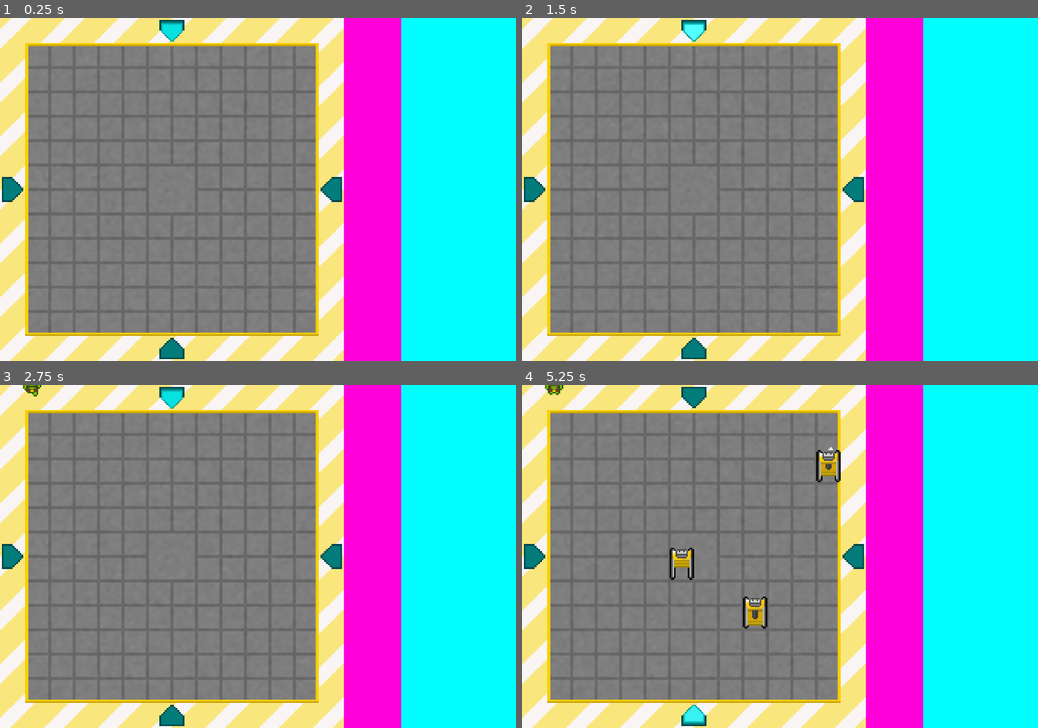
Above: before the commit, frames 1-4 (two rows, left to right).
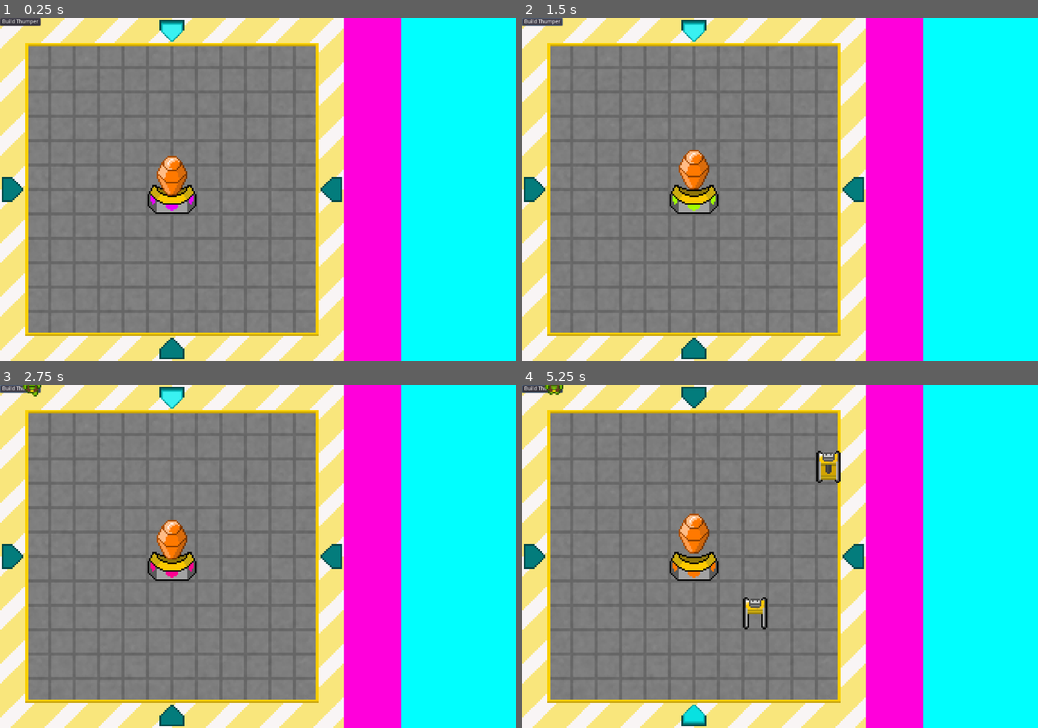
Above: after the commit, the same moments.

Repository: Evellior/GGJ22
Game: Godot game, scene res://Main.tscn
The game is run twice, just before and just after one commit, with the same random seed, the same clock (stepped at 60 frames per second) and the same inputs.
Inputs (mouse positions are in pixels of both pictures, inside the frame that each line leads up to):
- Up to frame 1 (0.25 s): no input
- Up to frame 2 (1.5 s): click (542, 21) at 0.5 s, where only the run after the commit has a clickable "Build Thumper"; click (542, 21) at 1.25 s, where only the run after the commit has a clickable "Build Thumper"
- Up to frame 3 (2.75 s): click (20, 388) at 2 s, where only the run after the commit has a clickable "Build Thumper"
- Up to frame 4 (5.25 s): move the mouse to (893, 539) at 2.77 s; click (893, 539) at 2.92 s; tap Enter at 3.5 s; move the mouse to (676, 573) at 3.52 s; click (676, 573) at 3.67 s; move the mouse to (831, 481) at 4.27 s; click (831, 481) at 4.42 s; move the mouse to (754, 625) at 5.02 s; click (754, 625) at 5.17 s

The runs differ from the first frame. In frame 1, 1.4% of the frame differs, in the area x 0-39%, y 0-58%; in frame 2, 1.5%; in frame 3, 1.4%; in frame 4, 1.8%, in the area x 0-62%, y 0-99%.

Commit message:
core added, solarrail added, menu started

Diff:
--- a/Arrow.tscn
+++ b/Arrow.tscn
@@ -34,5 +34,5 @@
 
 [node name="AnimatedSprite" type="AnimatedSprite" parent="."]
 frames = SubResource( 5 )
-frame = 3
+frame = 2
 playing = true
--- a/Building.tscn
+++ b/Building.tscn
@@ -1,46 +1,6 @@
-[gd_scene load_steps=10 format=2]
-
-[ext_resource path="res://Art/tower_thumperx64.png" type="Texture" id=1]
+[gd_scene load_steps=2 format=2]
 
 [sub_resource type="RectangleShape2D" id=1]
-
-[sub_resource type="AtlasTexture" id=2]
-flags = 4
-atlas = ExtResource( 1 )
-region = Rect2( 0, 0, 64, 96 )
-
-[sub_resource type="AtlasTexture" id=3]
-flags = 4
-atlas = ExtResource( 1 )
-region = Rect2( 64, 0, 64, 96 )
-
-[sub_resource type="AtlasTexture" id=4]
-flags = 4
-atlas = ExtResource( 1 )
-region = Rect2( 128, 0, 64, 96 )
-
-[sub_resource type="AtlasTexture" id=5]
-flags = 4
-atlas = ExtResource( 1 )
-region = Rect2( 192, 0, 64, 96 )
-
-[sub_resource type="AtlasTexture" id=6]
-flags = 4
-atlas = ExtResource( 1 )
-region = Rect2( 256, 0, 64, 96 )
-
-[sub_resource type="AtlasTexture" id=7]
-flags = 4
-atlas = ExtResource( 1 )
-region = Rect2( 320, 0, 64, 96 )
-
-[sub_resource type="SpriteFrames" id=8]
-animations = [ {
-"frames": [ SubResource( 2 ), SubResource( 3 ), SubResource( 4 ), SubResource( 5 ), SubResource( 6 ), SubResource( 7 ) ],
-"loop": true,
-"name": "default",
-"speed": 5.0
-} ]
 
 [node name="Node2D" type="Node2D"]
 
@@ -48,8 +8,3 @@
 
 [node name="CollisionShape2D" type="CollisionShape2D" parent="Area2D"]
 shape = SubResource( 1 )
-
-[node name="AnimatedSprite" type="AnimatedSprite" parent="."]
-frames = SubResource( 8 )
-frame = 4
-playing = true
--- /dev/null
+++ b/Core.tscn
@@ -0,0 +1,76 @@
+[gd_scene load_steps=15 format=2]
+
+[ext_resource path="res://Art/tower_corex64.png" type="Texture" id=1]
+[ext_resource path="res://Building.tscn" type="PackedScene" id=2]
+
+[sub_resource type="AtlasTexture" id=1]
+flags = 4
+atlas = ExtResource( 1 )
+region = Rect2( 0, 0, 128, 192 )
+
+[sub_resource type="AtlasTexture" id=2]
+flags = 4
+atlas = ExtResource( 1 )
+region = Rect2( 128, 0, 128, 192 )
+
+[sub_resource type="AtlasTexture" id=3]
+flags = 4
+atlas = ExtResource( 1 )
+region = Rect2( 256, 0, 128, 192 )
+
+[sub_resource type="AtlasTexture" id=4]
+flags = 4
+atlas = ExtResource( 1 )
+region = Rect2( 384, 0, 128, 192 )
+
+[sub_resource type="AtlasTexture" id=5]
+flags = 4
+atlas = ExtResource( 1 )
+region = Rect2( 512, 0, 128, 192 )
+
+[sub_resource type="AtlasTexture" id=6]
+flags = 4
+atlas = ExtResource( 1 )
+region = Rect2( 640, 0, 128, 192 )
+
+[sub_resource type="AtlasTexture" id=7]
+flags = 4
+atlas = ExtResource( 1 )
+region = Rect2( 768, 0, 128, 192 )
+
+[sub_resource type="AtlasTexture" id=8]
+flags = 4
+atlas = ExtResource( 1 )
+region = Rect2( 896, 0, 128, 192 )
+
+[sub_resource type="AtlasTexture" id=9]
+flags = 4
+atlas = ExtResource( 1 )
+region = Rect2( 1024, 0, 128, 192 )
+
+[sub_resource type="AtlasTexture" id=10]
+flags = 4
+atlas = ExtResource( 1 )
+region = Rect2( 1152, 0, 128, 192 )
+
+[sub_resource type="AtlasTexture" id=11]
+flags = 4
+atlas = ExtResource( 1 )
+region = Rect2( 1280, 0, 128, 192 )
+
+[sub_resource type="SpriteFrames" id=12]
+animations = [ {
+"frames": [ SubResource( 1 ), SubResource( 2 ), SubResource( 3 ), SubResource( 4 ), SubResource( 5 ), SubResource( 6 ), SubResource( 7 ), SubResource( 8 ), SubResource( 9 ), SubResource( 10 ), SubResource( 11 ) ],
+"loop": true,
+"name": "default",
+"speed": 5.0
+} ]
+
+[node name="Node2D" type="Node2D"]
+
+[node name="AnimatedSprite" type="AnimatedSprite" parent="."]
+frames = SubResource( 12 )
+frame = 3
+playing = true
+
+[node name="Node2D" parent="." instance=ExtResource( 2 )]
--- a/Main.gd
+++ b/Main.gd
@@ -2,7 +2,11 @@
 
 export(PackedScene) var Goblin_scene
 
-export(PackedScene) var Building_Collection
+export(PackedScene) var Thumper_scene
+
+export(PackedScene) var SolarRail_scene
+
+export(PackedScene) var Core_scene
 
 var Direction = 0
 var buildings = PoolVector2Array()
@@ -12,6 +16,99 @@
 # var a = 2
 # var b = "text"
 
+# Called when the node enters the scene tree for the first time.
+func _ready():
+	var thumperButton = Button.new()
+	thumperButton.text = "Build Thumper"
+	add_child(thumperButton)
+	placeCore()
+
+	GameStats.AddPollution(3)
+
+	var Time = OS.get_time()
+
+	var RandomSeed = Time.second + (Time.minute * 60) + (Time.hour * 60 * 60)
+
+	seed(RandomSeed)
+
+# Called every frame. 'delta' is the elapsed time since the previous frame.
+func _process(delta):
+	if (!GameStats.IsInWave()):
+		if (get_node("Spawn").is_stopped()):
+			get_node("Spawn").start()
+			_on_SwapDirection_timeout()
+	else:
+		tempdelta += delta
+		if (tempdelta > 2.0):
+			GameStats.GoblinKilled()
+			tempdelta = 0
+
+func _input(event):
+	# print(event.as_text())
+	if event is InputEventMouseButton:
+		if event.is_pressed():
+			placeThumper(event.position)
+
+func _on_Spawn_timeout():
+	var SpawnPoint = ""
+	var GoblinSprite = ""
+
+	var WaveTimer = get_node("Spawn")
+	WaveTimer.stop()
+
+	var GoblinsToSpawn = GameStats.StartWave()
+
+	for i in GoblinsToSpawn:
+		var Gobo = Goblin_scene.instance()
+		add_child(Gobo)
+
+		GoblinSprite = Gobo.get_node("GoblinSprite")
+		var Facings = GoblinSprite.frames.get_animation_names()
+		GoblinSprite.animation = Facings[Direction]
+
+		if (Direction == 3):
+			SpawnPoint = get_node("BottomSpawn/PathFollow2D")
+
+		if (Direction == 2):
+			SpawnPoint = get_node("LeftSpawn/PathFollow2D")
+
+		if (Direction == 1):
+			SpawnPoint = get_node("RightSpawn/PathFollow2D")
+
+		if (Direction == 0):
+			SpawnPoint = get_node("TopSpawn/PathFollow2D")
+
+		SpawnPoint.offset = randi()
+
+		Gobo.position = SpawnPoint.position
+
+
+func _on_SwapDirection_timeout():
+	var DownArrow = get_node("DownArrow")
+	var LeftArrow = get_node("LeftArrow")
+	var RightArrow = get_node("RightArrow")
+	var UpArrow = get_node("UpArrow")
+
+	Direction = randi() % 4
+
+	DownArrow.visible = false
+	RightArrow.visible = false
+	LeftArrow.visible = false
+	UpArrow.visible = false
+
+	if (Direction == 3):
+		UpArrow.visible = true
+
+	if (Direction == 2):
+		RightArrow.visible = true
+
+	if (Direction == 1):
+		LeftArrow.visible = true
+
+	if (Direction == 0):
+		DownArrow.visible = true
+
+## Map Tracking
 func closestBuilding(myLocation):
 	var rtn = Vector2()
 	var dist = float()
@@ -25,29 +122,12 @@
 	else: rtn = Vector2(myLocation)
 	return rtn
 
-# Called when the node enters the scene tree for the first time.
-func _ready():
-	GameStats.AddPollution(3)
-
-	var Time = OS.get_time()
-
-	var RandomSeed = Time.second + (Time.minute * 60) + (Time.hour * 60 * 60)
-
-	seed(RandomSeed)
-
-	pass # Replace with function body.
-
-# Called every frame. 'delta' is the elapsed time since the previous frame.
-func _process(delta):
-	if (!GameStats.IsInWave()):
-		if (get_node("Spawn").is_stopped()):
-			get_node("Spawn").start()
-			_on_SwapDirection_timeout()
-	else:
-		tempdelta += delta
-		if (tempdelta > 2.0):
-			GameStats.GoblinKilled()
-			tempdelta = 0
+func getGridRoundedLocation(exact_location):
+	var gridLocation = exact_location
+	#set location to grid
+	gridLocation.x -= fmod(gridLocation.x, 64.0) - 32
+	gridLocation.y -= fmod(gridLocation.y, 64.0) - 32
+	return gridLocation
 
 func isBuildingHere(location):
 	if (buildings.size() > 0):
@@ -56,82 +136,65 @@
 				return true
 	return false
 
-func placeBuilding(location):
-	#set location to grid
-	var offset = 64.0/2
-	location.x -= fmod(location.x, 64.0) - offset - 2
-	location.y -= fmod(location.y, 64.0) - offset + 17
+## Place buildings
+func placeCore():
+	var coreLocation = getGridRoundedLocation(Vector2(450,450))
+	var newBuilding = Core_scene.instance()
+	newBuilding.position = coreLocation
+	#move to corner in middle of 2x2 block and offset
+	newBuilding.position.x -= 32
+	newBuilding.position.y -= 32
+	newBuilding.z_index = coreLocation.y
+
+	var topLeft = newBuilding.position
+	topLeft.x -= 32
+	topLeft.y -= 32
+	var topRight = newBuilding.position
+	topRight.x += 32
+	topRight.y -= 32
+	var bottomLeft = newBuilding.position
+	bottomLeft.x -= 32
+	bottomLeft.y += 32
+	var bottomRight = newBuilding.position
+	bottomRight.x += 32
+	bottomRight.y += 32
+
+	buildings.push_back(getGridRoundedLocation(topLeft))
+	buildings.push_back(getGridRoundedLocation(topRight))
+	buildings.push_back(getGridRoundedLocation(bottomLeft))
+	buildings.push_back(getGridRoundedLocation(bottomRight))
+
+	#offset for animation
+	newBuilding.position.x += 2
+	newBuilding.position.y -= 30
+	add_child(newBuilding)
+
+func placeThumper(location):
+	#find closest grid location
+	location = getGridRoundedLocation(location)
+
 	#check is inside build area and other build allowed checks
 	if (location.x > 64 && location.x < 13*64 && location.y > 64 && location.y < 13*64 && !isBuildingHere(location)):
-		var newBuilding = Building_Collection.instance()
+		#offset for individual sprite
+		location.x += 2
+		location.y -= 15
+		var newBuilding = Thumper_scene.instance()
 		newBuilding.position = location
 		newBuilding.z_index = location.y
 		add_child(newBuilding)
-		buildings.push_back(newBuilding.position)
-	pass
-
-func _input(event):
-	# print(event.as_text())
-	if event is InputEventMouseButton:
-		if event.is_pressed():
-			placeBuilding(event.position)
-	pass
-
-func _on_Spawn_timeout():
-	var SpawnPoint = ""
-	var GoblinSprite = ""
-
-	var WaveTimer = get_node("Spawn")
-	WaveTimer.stop()
-
-	var GoblinsToSpawn = GameStats.StartWave()
-
-	for i in GoblinsToSpawn:
-		var Gobo = Goblin_scene.instance()
-		add_child(Gobo)
-
-		GoblinSprite = Gobo.get_node("GoblinSprite")
-		var Facings = GoblinSprite.frames.get_animation_names()
-		GoblinSprite.animation = Facings[Direction]
-
-		if (Direction == 3):
-			SpawnPoint = get_node("BottomSpawn/PathFollow2D")
-
-		if (Direction == 2):
-			SpawnPoint = get_node("LeftSpawn/PathFollow2D")
-
-		if (Direction == 1):
-			SpawnPoint = get_node("RightSpawn/PathFollow2D")
-
-		if (Direction == 0):
-			SpawnPoint = get_node("TopSpawn/PathFollow2D")
-
-		SpawnPoint.offset = randi()
-
-		Gobo.position = SpawnPoint.position
-
-
-func _on_SwapDirection_timeout():
-	var DownArrow = get_node("DownArrow")
-	var LeftArrow = get_node("LeftArrow")
-	var RightArrow = get_node("RightArrow")
-	var UpArrow = get_node("UpArrow")
-
-	Direction = randi() % 4
-
-	DownArrow.visible = false
-	RightArrow.visible = false
-	LeftArrow.visible = false
-	UpArrow.visible = false
-
-	if (Direction == 3):
-		UpArrow.visible = true
-
-	if (Direction == 2):
-		RightArrow.visible = true
-
-	if (Direction == 1):
-		LeftArrow.visible = true
-
-	if (Direction == 0):
-		DownArrow.visible = true
+		buildings.push_back(getGridRoundedLocation(newBuilding.position))
+
+func placeSolarRail(location):
+	#find closest grid location
+	location = getGridRoundedLocation(location)
+
+	#check is inside build area and other build allowed checks
+	if (location.x > 64 && location.x < 13*64 && location.y > 64 && location.y < 13*64 && !isBuildingHere(location)):
+		#offset for individual sprite
+		location.x += 2
+		location.y -= 15
+		var newBuilding = SolarRail_scene.instance()
+		newBuilding.position = location
+		newBuilding.z_index = location.y
+		add_child(newBuilding)
+		buildings.push_back(getGridRoundedLocation(newBuilding.position))
--- a/Main.tscn
+++ b/Main.tscn
@@ -1,10 +1,12 @@
-[gd_scene load_steps=10 format=2]
+[gd_scene load_steps=12 format=2]
 
 [ext_resource path="res://Art/screen_template.png" type="Texture" id=1]
 [ext_resource path="res://Goblin.tscn" type="PackedScene" id=2]
 [ext_resource path="res://Main.gd" type="Script" id=3]
 [ext_resource path="res://Arrow.tscn" type="PackedScene" id=4]
-[ext_resource path="res://Building.tscn" type="PackedScene" id=5]
+[ext_resource path="res://Thumper.tscn" type="PackedScene" id=5]
+[ext_resource path="res://Core.tscn" type="PackedScene" id=6]
+[ext_resource path="res://SolarRail.tscn" type="PackedScene" id=7]
 
 [sub_resource type="Curve2D" id=1]
 _data = {
@@ -29,7 +31,9 @@
 [node name="Node2D" type="Node2D"]
 script = ExtResource( 3 )
 Goblin_scene = ExtResource( 2 )
-Building_Collection = ExtResource( 5 )
+Thumper_scene = ExtResource( 5 )
+SolarRail_scene = ExtResource( 7 )
+Core_scene = ExtResource( 6 )
 
 [node name="TextureRect" type="TextureRect" parent="."]
 margin_right = 1327.0
--- /dev/null
+++ b/Menu/ThumperButton.tscn
@@ -0,0 +1,11 @@
+[gd_scene load_steps=2 format=2]
+
+[ext_resource path="res://Art/icon_shop_thumper.png" type="Texture" id=1]
+
+[node name="TextureRect" type="TextureRect"]
+margin_right = 40.0
+margin_bottom = 40.0
+texture = ExtResource( 1 )
+__meta__ = {
+"_edit_use_anchors_": false
+}
--- /dev/null
+++ b/SolarRail.tscn
@@ -0,0 +1,51 @@
+[gd_scene load_steps=10 format=2]
+
+[ext_resource path="res://Art/tower_solarrailx64.png" type="Texture" id=1]
+[ext_resource path="res://Building.tscn" type="PackedScene" id=2]
+
+[sub_resource type="AtlasTexture" id=1]
+flags = 4
+atlas = ExtResource( 1 )
+region = Rect2( 0, 0, 64, 96 )
+
+[sub_resource type="AtlasTexture" id=2]
+flags = 4
+atlas = ExtResource( 1 )
+region = Rect2( 64, 0, 64, 96 )
+
+[sub_resource type="AtlasTexture" id=3]
+flags = 4
+atlas = ExtResource( 1 )
+region = Rect2( 128, 0, 64, 96 )
+
+[sub_resource type="AtlasTexture" id=4]
+flags = 4
+atlas = ExtResource( 1 )
+region = Rect2( 192, 0, 64, 96 )
+
+[sub_resource type="AtlasTexture" id=5]
+flags = 4
+atlas = ExtResource( 1 )
+region = Rect2( 256, 0, 64, 96 )
+
+[sub_resource type="AtlasTexture" id=6]
+flags = 4
+atlas = ExtResource( 1 )
+region = Rect2( 320, 0, 64, 96 )
+
+[sub_resource type="SpriteFrames" id=7]
+animations = [ {
+"frames": [ SubResource( 1 ), SubResource( 2 ), SubResource( 3 ), SubResource( 4 ), SubResource( 5 ), SubResource( 6 ) ],
+"loop": true,
+"name": "default",
+"speed": 5.0
+} ]
+
+[node name="Node2D" type="Node2D"]
+
+[node name="AnimatedSprite" type="AnimatedSprite" parent="."]
+frames = SubResource( 7 )
+frame = 5
+playing = true
+
+[node name="Node2D" parent="." instance=ExtResource( 2 )]
--- /dev/null
+++ b/Thumper.tscn
@@ -0,0 +1,50 @@
+[gd_scene load_steps=10 format=2]
+
+[ext_resource path="res://Art/tower_thumperx64.png" type="Texture" id=1]
+[ext_resource path="res://Building.tscn" type="PackedScene" id=2]
+
+[sub_resource type="AtlasTexture" id=2]
+flags = 4
+atlas = ExtResource( 1 )
+region = Rect2( 0, 0, 64, 96 )
+
+[sub_resource type="AtlasTexture" id=3]
+flags = 4
+atlas = ExtResource( 1 )
+region = Rect2( 64, 0, 64, 96 )
+
+[sub_resource type="AtlasTexture" id=4]
+flags = 4
+atlas = ExtResource( 1 )
+region = Rect2( 128, 0, 64, 96 )
+
+[sub_resource type="AtlasTexture" id=5]
+flags = 4
+atlas = ExtResource( 1 )
+region = Rect2( 192, 0, 64, 96 )
+
+[sub_resource type="AtlasTexture" id=6]
+flags = 4
+atlas = ExtResource( 1 )
+region = Rect2( 256, 0, 64, 96 )
+
+[sub_resource type="AtlasTexture" id=7]
+flags = 4
+atlas = ExtResource( 1 )
+region = Rect2( 320, 0, 64, 96 )
+
+[sub_resource type="SpriteFrames" id=8]
+animations = [ {
+"frames": [ SubResource( 2 ), SubResource( 3 ), SubResource( 4 ), SubResource( 5 ), SubResource( 6 ), SubResource( 7 ) ],
+"loop": true,
+"name": "default",
+"speed": 5.0
+} ]
+
+[node name="Node2D" type="Node2D"]
+
+[node name="AnimatedSprite" type="AnimatedSprite" parent="."]
+frames = SubResource( 8 )
+playing = true
+
+[node name="Node2D" parent="." instance=ExtResource( 2 )]
Binary file added: Art/icon_shop_solarrail.png
Not shown, added: Art/icon_shop_solarrail.png.import
Binary file added: Art/icon_shop_supplybeacon.png
Not shown, added: Art/icon_shop_supplybeacon.png.import
Binary file added: Art/icon_shop_thumper.png
Not shown, added: Art/icon_shop_thumper.png.import
Binary file added: Art/tower_corex64.png
Not shown, added: Art/tower_corex64.png.import
Binary file added: Art/tower_solarrailx64.png
Not shown, added: Art/tower_solarrailx64.png.import
